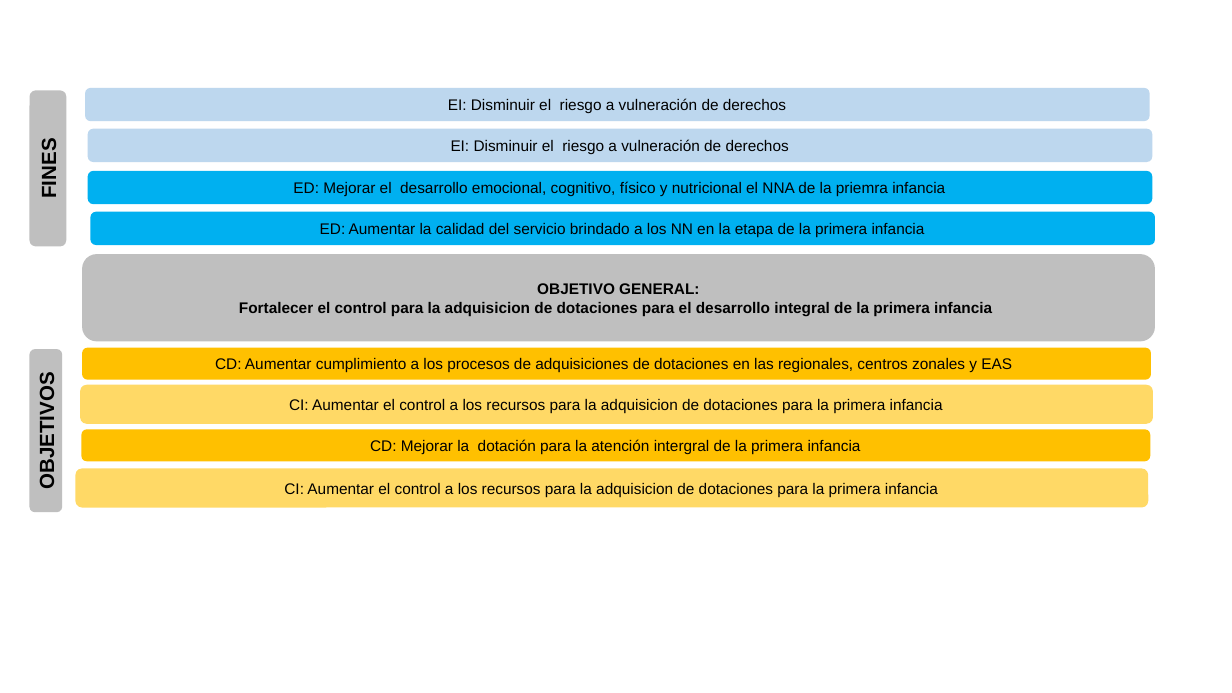
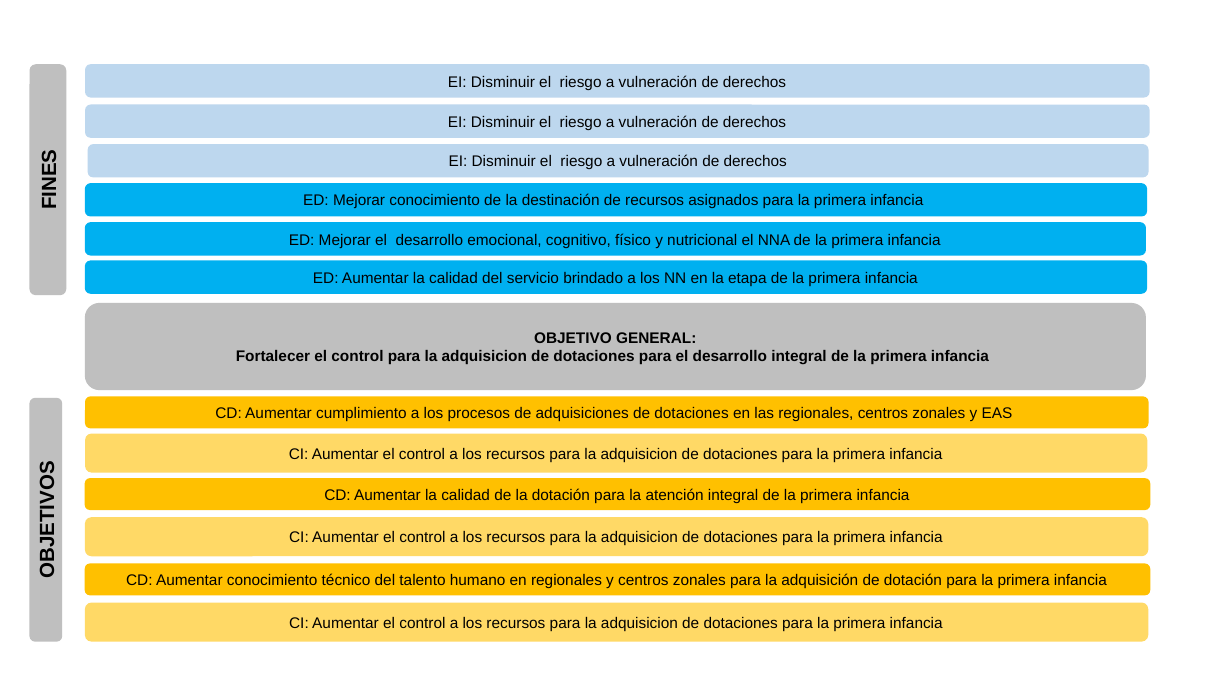
Before and after one commit to paulaO/Dotaciones2019, a slide deck: slide 2 of 5.GestionDotaciones/CompraControlada/ARBOL COMPRA CENTRALIZADQ.pptx. Drawn at 1232x693 pixels with LibreOffice and Linux fonts; fonts in the diff are those of the drawing. Boxes give left, top, right and bottom in pixels: in the first picture for what was removed or moved away, otherwise in the second. Text is boxed around its words. In the diff, an @@ line names an element or a change of style, - is before the commit and + after.

```diff
--- a/5.GestionDotaciones/CompraControlada/ARBOL COMPRA CENTRALIZADQ.pptx
+++ b/5.GestionDotaciones/CompraControlada/ARBOL COMPRA CENTRALIZADQ.pptx
@@ rounded rectangle "FINES": place and size @@
-rounded rectangle "FINES" at [29,90,66,246]
+rounded rectangle "FINES" at [30,65,67,296]
@@ rounded rectangle added at [85,65,1150,98], fill #BDD7EE, 12 pt, text #000000 @@
+EI: Disminuir el riesgo a vulneración de derechos
@@ rounded rectangle "EI: Disminuir el riesgo a ...": place and size @@
-rounded rectangle "EI: Disminuir el riesgo a ..." at [85,88,1150,121]
+rounded rectangle "EI: Disminuir el riesgo a ..." at [85,104,1150,138]
@@ rounded rectangle "EI: Disminuir el riesgo a ...": place and size @@
-rounded rectangle "EI: Disminuir el riesgo a ..." at [88,128,1153,162]
+rounded rectangle "EI: Disminuir el riesgo a ..." at [88,144,1149,177]
@@ rounded rectangle added at [85,183,1148,216], fill #00B0F0, 12 pt, text #000000 @@
+ED: Mejorar conocimiento de la destinación de recursos asignados para la primera infancia
@@ rounded rectangle "ED: Mejorar el desarrollo emocional, ...": place and size @@
-rounded rectangle "ED: Mejorar el desarrollo emocional, ..." at [88,171,1153,204]
+rounded rectangle "ED: Mejorar el desarrollo emocional, ..." at [85,223,1146,256]
@@ text in rounded rectangle at [289,233,941,248]: text changed @@
-ED: Mejorar el desarrollo emocional, cognitivo, físico y nutricional el NNA de la priemra infancia
+ED: Mejorar el desarrollo emocional, cognitivo, físico y nutricional el NNA de la primera infancia
@@ rounded rectangle "ED: Aumentar la calidad del ...": place and size @@
-rounded rectangle "ED: Aumentar la calidad del ..." at [91,212,1155,245]
+rounded rectangle "ED: Aumentar la calidad del ..." at [85,261,1148,294]
@@ rounded rectangle "OBJETIVO GENERAL:": place and size @@
-rounded rectangle "OBJETIVO GENERAL:" at [82,254,1155,341]
+rounded rectangle "OBJETIVO GENERAL:" at [85,303,1146,390]
@@ rounded rectangle "OBJETIVOS": place and size @@
-rounded rectangle "OBJETIVOS" at [30,348,62,512]
+rounded rectangle "OBJETIVOS" at [30,398,62,642]
@@ rounded rectangle "CD: Aumentar cumplimiento a los ...": place and size @@
-rounded rectangle "CD: Aumentar cumplimiento a los ..." at [82,348,1152,380]
+rounded rectangle "CD: Aumentar cumplimiento a los ..." at [85,396,1149,429]
@@ rounded rectangle "CI: Aumentar el control a ...": place and size @@
-rounded rectangle "CI: Aumentar el control a ..." at [80,384,1153,423]
+rounded rectangle "CI: Aumentar el control a ..." at [85,433,1148,472]
@@ rounded rectangle "CD: Aumentar la calidad de ...": place and size @@
-rounded rectangle "CD: Aumentar la calidad de ..." at [81,430,1151,462]
+rounded rectangle "CD: Aumentar la calidad de ..." at [85,478,1151,510]
@@ text in rounded rectangle at [324,488,910,503]: text changed @@
-CD: Mejorar la dotación para la atención intergral de la primera infancia
+CD: Aumentar la calidad de la dotación para la atención integral de la primera infancia
@@ rounded rectangle "CI: Aumentar el control a ...": place and size @@
-rounded rectangle "CI: Aumentar el control a ..." at [76,469,1149,507]
+rounded rectangle "CI: Aumentar el control a ..." at [85,518,1149,556]
@@ rounded rectangle added at [85,564,1151,596], fill #FFC000, 12 pt, text #000000 @@
+CD: Aumentar conocimiento técnico del talento humano en regionales y centros zonales para la adquisición de dotación para la primera infancia
@@ rounded rectangle added at [85,603,1149,641], fill #FFD966, 12 pt, text #000000 @@
+CI: Aumentar el control a los recursos para la adquisicion de dotaciones para la primera infancia
```
Also in this commit, not shown: 1 other slide changed, 11 other files.
